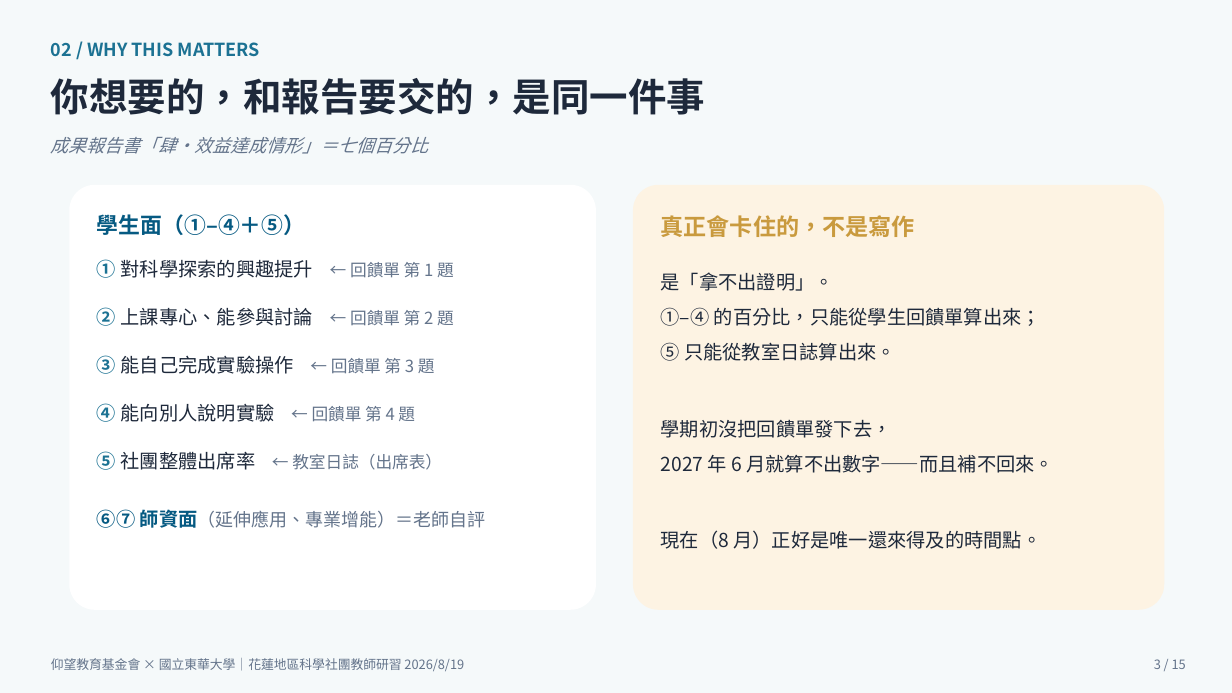
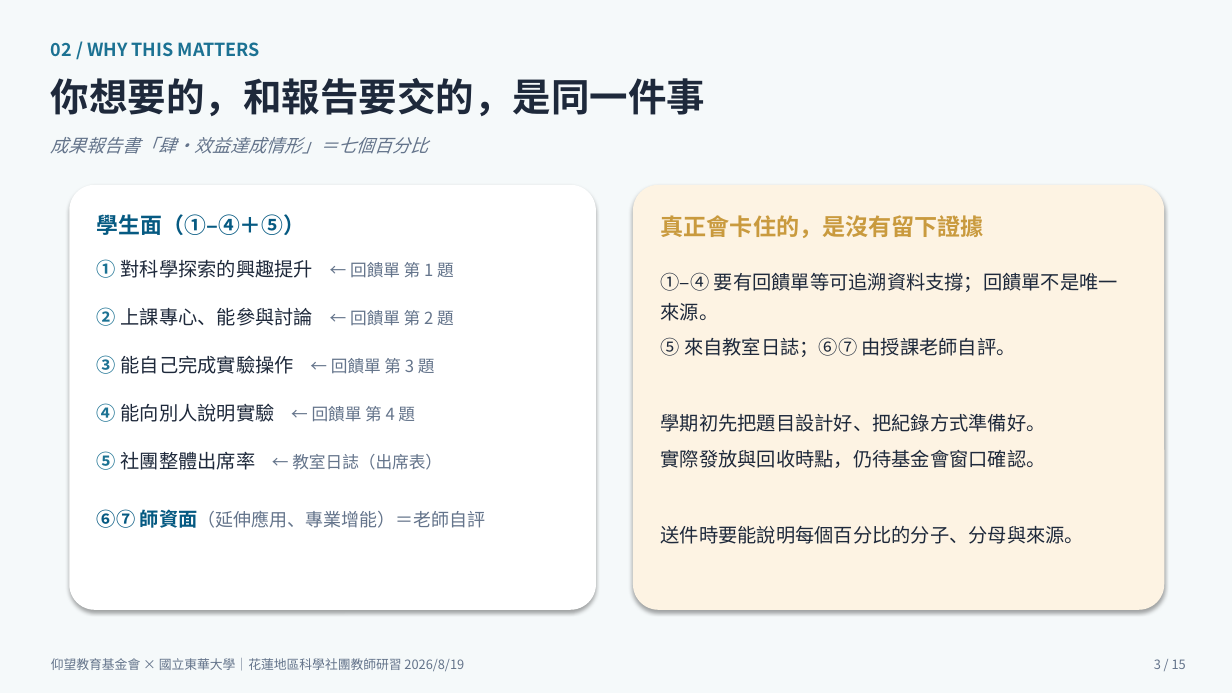
Before and after one commit to cwstedctw/sci-club-toolkit, a slide deck: slide 3 of part2-豐兆/20260819研習主講簡報_回饋單出席核銷_游豐兆.pptx. Drawn at 1232x693 pixels with LibreOffice and Linux fonts; fonts in the diff are those of the drawing. Boxes give left, top, right and bottom in pixels: in the first picture for what was removed or moved away, otherwise in the second. Text is boxed around its words. In the diff, an @@ line names an element or a change of style, - is before the commit and + after.

Commit message:
全教材自學化：補關 3–5、來源與規格範本，並對齊 8/13 定案流程
立霧 8/13 本機修正：16 份 HTML、GitHub 交接鏈、豐兆簡報與安裝講義。未部署。

```diff
--- a/part2-豐兆/20260819研習主講簡報_回饋單出席核銷_游豐兆.pptx
+++ b/part2-豐兆/20260819研習主講簡報_回饋單出席核銷_游豐兆.pptx
@@ shadow on in 3 elements at (0, 0, 1232, 693), (69, 185, 596, 610), (633, 185, 1165, 610) @@
@@ text at (661, 215, 984, 238): text changed @@
-真正會卡住的，不是寫作
+真正會卡住的，是沒有留下證據
@@ text at (661, 272, 1118, 544): text changed @@
-是「拿不出證明」。
-①–④ 的百分比，只能從學生回饋單算出來；
-⑤ 只能從教室日誌算出來。
-學期初沒把回饋單發下去，
-2027 年 6 月就算不出數字——而且補不回來。
-現在（8 月）正好是唯一還來得及的時間點。
+①–④ 要有回饋單等可追溯資料支撐；回饋單不是唯一來源。
+⑤ 來自教室日誌；⑥⑦ 由授課老師自評。
+學期初先把題目設計好、把紀錄方式準備好。
+實際發放與回收時點，仍待基金會窗口確認。
+送件時要能說明每個百分比的分子、分母與來源。
```
Also in this commit, not shown: 14 other slides changed, 33 other files.
